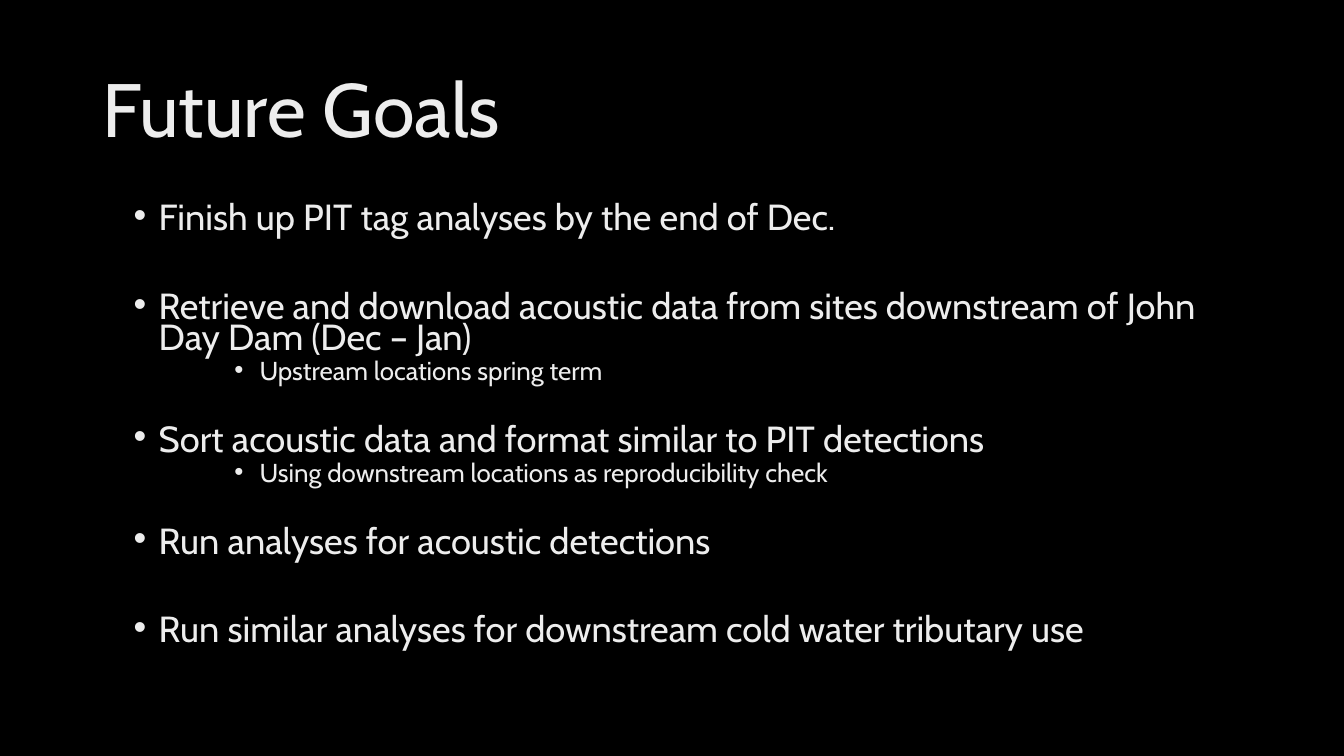
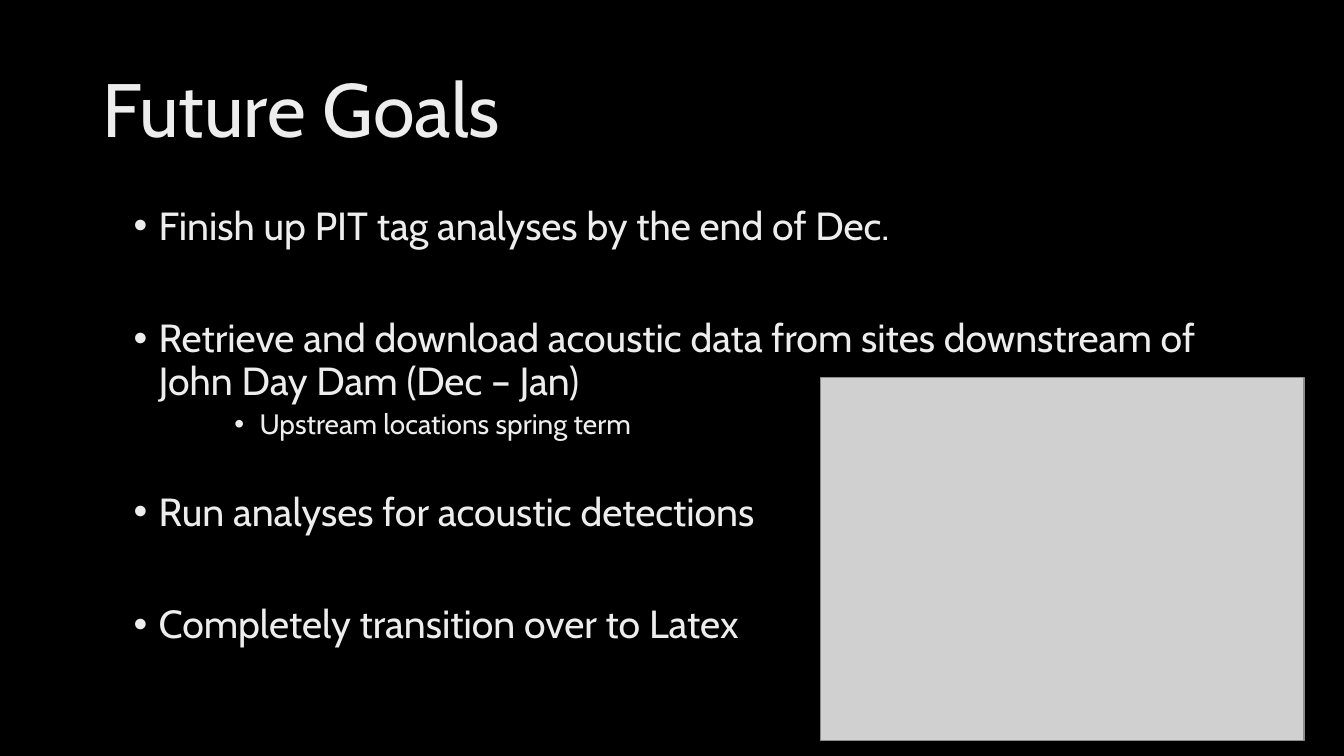
Before and after one commit to breshears-logan/John-Day-Steelhead-Overshoot, a slide deck: slide 6 of JohnDayOvershoot_FinalReport.pptx. Drawn at 1344x756 pixels with LibreOffice and Linux fonts; fonts in the diff are those of the drawing; grey boxes stand for pictures; background and template pictures are left out. Boxes give left, top, right and bottom in pixels: in the first picture for what was removed or moved away, otherwise in the second. Text is boxed around its words. In the diff, an @@ line names an element or a change of style, - is before the commit and + after.

Commit message:
Modify and add photos

```diff
--- a/JohnDayOvershoot_FinalReport.pptx
+++ b/JohnDayOvershoot_FinalReport.pptx
@@ text at (159,210,1195,535): size 25.9 to 28 pt in "Finish up PIT tag analyses by the ...", "Retrieve and download acoustic data from sites ...", "Run analyses for acoustic detections"; size 18.5 to 20 pt in "Upstream locations spring term"; line spacing 0.7 to 0.9 @@
@@ picture added at (821,378,1305,741) @@
@@ text at (159,424,984,488): paragraphs removed @@
-• Sort acoustic data and format similar to PIT detections
-    • Using downstream locations as reproducibility check
@@ text at (159,608,738,648): text changed; size 25.9 to 28 pt @@
-• Run similar analyses for downstream cold water tributary use
+• Completely transition over to Latex
```
Also in this commit, not shown: 1 other slide changed.
